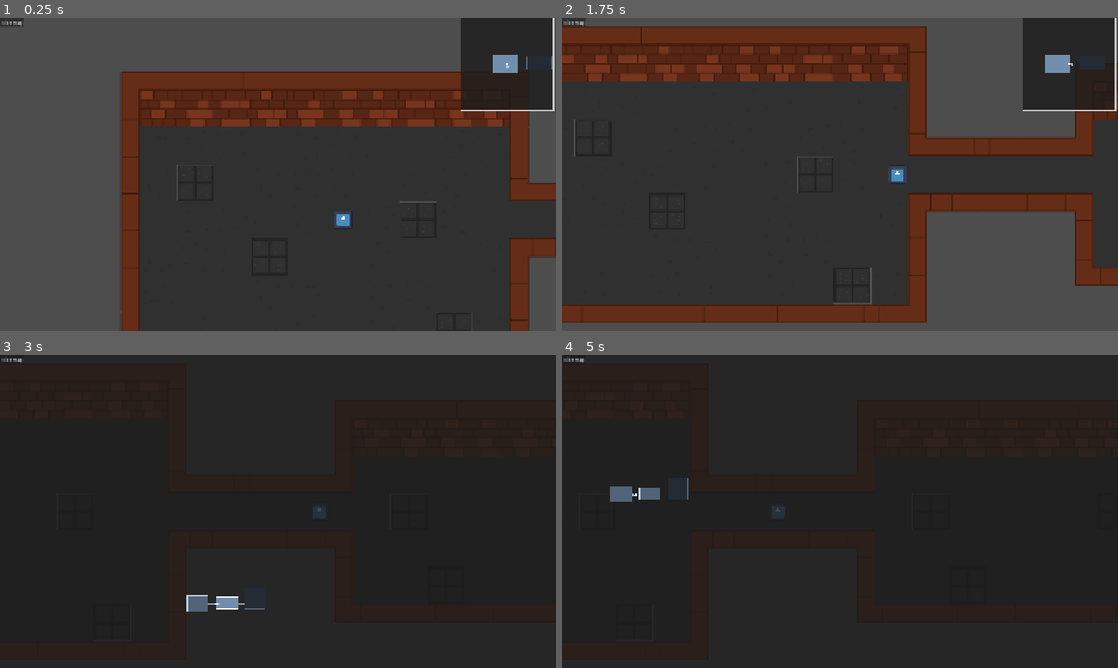
Above: before the commit, frames 1-4 (two rows, left to right).
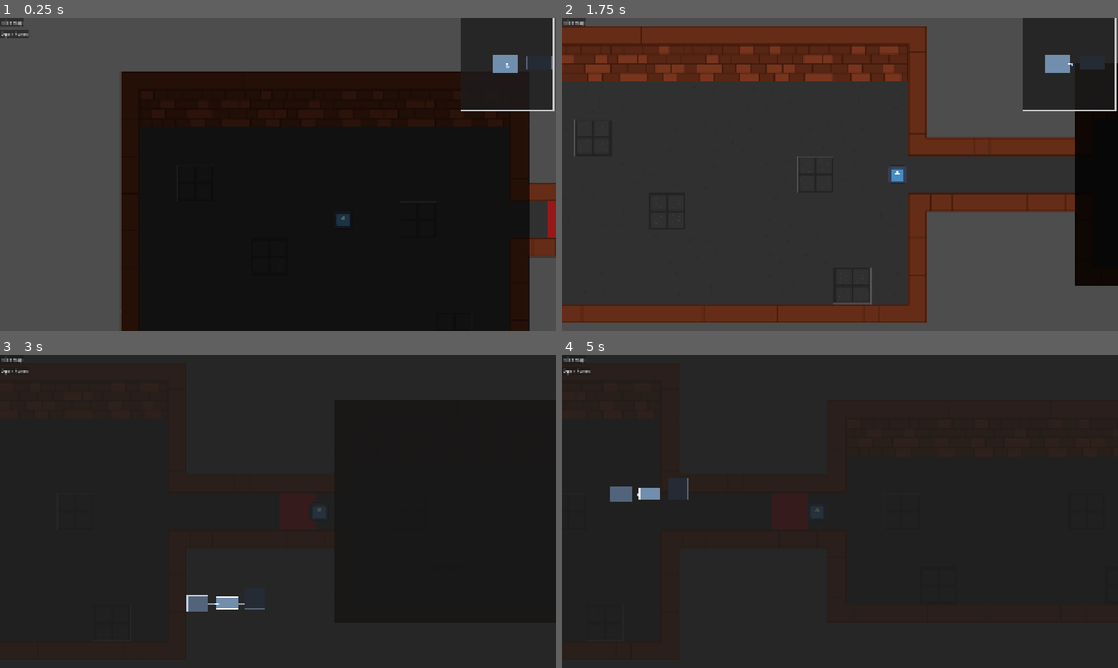
Above: after the commit, the same moments.

Repository: BananerCatter/untitled-roguelike
Game: Godot game, scene res://scenes/dungeon_test.tscn
The game is run twice, just before and just after one commit, with the same random seed, the same clock (stepped at 60 frames per second) and the same inputs. This scene is started directly instead of the project's main scene. The engine's default icon, where the game draws it, is replaced by a stand-in: a white triangle on a blue panel in a dark square.
Inputs (mouse positions are in pixels of both pictures, inside the frame that each line leads up to):
- Up to frame 1 (0.25 s): no input
- Up to frame 2 (1.75 s): click (578, 33) at 0.5 s, where only the run after the commit has a clickable "Open Room"; tap Enter at 1.25 s; move the mouse to (962, 158) at 1.27 s; hold D (right) from 1.28 s (still down); tap Alt at 1.35 s; click (962, 158) at 1.42 s
- Up to frame 3 (3 s): release D (right) at 2 s; drag from (166, 527) to (250, 574) at 2.02 s; move the mouse to (333, 442) at 2.77 s; hold D (right) from 2.78 s (still down); tap M at 2.85 s; click (333, 442) at 2.92 s
- Up to frame 4 (5 s): release D (right) at 3.5 s; drag from (812, 574) to (673, 464) at 3.52 s; move the mouse to (1006, 558) at 4.27 s; hold A (left) from 4.28 s (still down); tap Shift at 4.35 s; click (1006, 558) at 4.42 s

The runs differ from the first frame. In frame 1, 59% of the frame differs, in the area x 0-100%, y 3-100%; in frame 2, 4.4%; in frame 3, less than 0.1%; in frame 4, 0.4%.

Commit message:
encounters in rooms and exploration done

Diff:
--- /dev/null
+++ b/untitled-roguelike/scenes/door_detection.gd
@@ -0,0 +1,10 @@
+extends Area2D
+
+signal player_entered
+
+func _ready() -> void:
+	body_entered.connect(_on_body_entered)
+
+func _on_body_entered(body: Node2D) -> void:
+	if body.is_in_group("player"):
+		player_entered.emit()
--- /dev/null
+++ b/untitled-roguelike/scenes/door_detection.tscn
@@ -0,0 +1,13 @@
+[gd_scene format=3 uid="uid://drnbe5mng6ave"]
+
+[ext_resource type="Script" uid="uid://l5fp0gi113m6" path="res://scenes/door_detection.gd" id="1_84oyn"]
+
+[sub_resource type="RectangleShape2D" id="RectangleShape2D_xxf2m"]
+size = Vector2(32, 32)
+
+[node name="DoorDetection" type="Area2D" unique_id=1279845815 groups=["player"]]
+collision_layer = 0
+script = ExtResource("1_84oyn")
+
+[node name="CollisionShape2D" type="CollisionShape2D" parent="." unique_id=1639863096]
+shape = SubResource("RectangleShape2D_xxf2m")
--- a/untitled-roguelike/scenes/minimap.gd
+++ b/untitled-roguelike/scenes/minimap.gd
@@ -17,7 +17,6 @@
 
 var dragging: bool = false
 
-var last_draw_scale: float = 1.0
 var last_draw_offset: Vector2 = Vector2.ZERO
 var last_fit_scale: float = 1.0
 
@@ -26,6 +25,9 @@
 	UNDISCOVERED,
 	DISCOVERED
 }
+
+signal room_discovered(cell: Vector2i)
+
 var room_visibility: Dictionary = {}
 
 func _ready() -> void:
@@ -80,7 +82,6 @@
 	if expanded:
 		map_offset += map_pan
 
-	last_draw_scale = scale_factor
 	last_draw_offset = map_offset
 
 	for cell in room_data:
@@ -147,16 +148,6 @@
 
 			if door_a == null or door_b == null:
 				continue
-
-			var room_a_rect = Rect2(
-				room_a.global_position,
-				Vector2(room_a.room_width, room_a.room_height) * TILE_SIZE
-			)
-
-			var room_b_rect = Rect2(
-				room_b.global_position,
-				Vector2(room_b.room_width, room_b.room_height) * TILE_SIZE
-			)
 
 			var point_a_world: Vector2
 			var point_b_world: Vector2
@@ -230,7 +221,7 @@
 
 	draw_rect(Rect2(Vector2(1.0,1.0), size-Vector2(2.0,2.0)), Color("#c9c9c9"), false, 2.0)
 
-func _process(delta: float) -> void:
+func _process(_delta: float) -> void:
 	update_room_visibility()
 	queue_redraw()
 
@@ -342,7 +333,9 @@
 		)
 
 		if room_rect.has_point(player.global_position):
-			room_visibility[cell] = RoomVisibility.DISCOVERED
+			if room_visibility[cell] != RoomVisibility.DISCOVERED:
+				room_visibility[cell] = RoomVisibility.DISCOVERED
+				room_discovered.emit(cell)
 
 			for neighbor_cell in connection_data[cell]:
 				if room_visibility[neighbor_cell] == RoomVisibility.HIDDEN:
--- a/untitled-roguelike/scenes/player.tscn
+++ b/untitled-roguelike/scenes/player.tscn
@@ -17,7 +17,7 @@
 [sub_resource type="CircleShape2D" id="CircleShape2D_lpp5k"]
 radius = 7.2111025
 
-[node name="Player" type="CharacterBody2D" unique_id=1112876604 node_paths=PackedStringArray("hitbox")]
+[node name="Player" type="CharacterBody2D" unique_id=1112876604 node_paths=PackedStringArray("hitbox") groups=["player"]]
 script = ExtResource("1_g2els")
 max_hp = 300
 hitbox = NodePath("hitbox")
--- a/untitled-roguelike/scenes/rooms/room.gd
+++ b/untitled-roguelike/scenes/rooms/room.gd
@@ -1,8 +1,47 @@
 extends Node2D
 
+signal room_revealed
+signal room_entered(room: Node2D)
+
+const DOOR_DETECTION_SCENE = preload("res://scenes/door_detection.tscn")
 @export var room_width: int = 13
 @export var room_height: int = 9
-# Called when the node enters the scene tree for the first time.
+
+const TILE_SIZE: int = 32
+var darkness_overlay: Polygon2D
+var door_blockers: Array[StaticBody2D] = []
+var door_collision_shapes: Array[CollisionShape2D] = []
+var encounter_active: bool = false
+var encounter_completed: bool = false
+
+func _ready() -> void:
+	for door in get_exits():
+		var detection = DOOR_DETECTION_SCENE.instantiate()
+		add_child(detection)
+
+		detection.position = door.position - (door.position - Vector2(room_width * TILE_SIZE / 2.0, room_height * TILE_SIZE / 2.0)).normalized() * 32.0
+		detection.player_entered.connect(_on_door_player_entered)
+
+	darkness_overlay = Polygon2D.new()
+	darkness_overlay.name = "DarknessOverlay"
+	darkness_overlay.position = Vector2(16,16)
+	darkness_overlay.polygon= PackedVector2Array([
+		Vector2(0,0),
+		Vector2(room_width * TILE_SIZE, 0),
+		Vector2(room_width * TILE_SIZE, room_height * TILE_SIZE),
+		Vector2(0, room_height * TILE_SIZE)
+	])
+	darkness_overlay.color = Color(0,0,0,0.85)
+	darkness_overlay.z_index = 10
+	add_child(darkness_overlay)
+
+func _on_door_player_entered() -> void:
+	if encounter_completed:
+		return
+	room_revealed.emit()
+	room_entered.emit(self)
+	print("Room revealed: ", name)
+
 func get_exits() -> Array[Marker2D]:
 	var doors: Array[Marker2D] = []
 
@@ -18,3 +57,55 @@
 		if door.name == direction:
 			return door
 	return null
+
+func reveal() -> void:
+	if darkness_overlay == null:
+		return
+
+	var tween = create_tween()
+	tween.tween_property(darkness_overlay, "color:a", 0.0, 1.0)
+	tween.tween_callback(darkness_overlay.queue_free)
+
+func close_doors() -> void:
+	for door in get_exits():
+		var blocker = StaticBody2D.new()
+		var collision = CollisionShape2D.new()
+		var shape = RectangleShape2D.new()
+		var visual = ColorRect.new()
+		visual.color = Color(1, 0, 0, 0.5)
+		visual.size = Vector2(32, 32)
+		visual.position = Vector2(-16, -16)
+		visual.mouse_filter = Control.MOUSE_FILTER_IGNORE
+		blocker.add_child(visual)
+
+		shape.size = Vector2(32, 32)
+		collision.shape = shape
+
+		blocker.add_child(collision)
+		door_collision_shapes.append(collision)
+		blocker.position = door.position
+
+		add_child(blocker)
+		door_blockers.append(blocker)
+
+func start_encounter() -> void:
+	if encounter_active or encounter_completed:
+		return
+	encounter_active = true
+	call_deferred("close_doors")
+
+func open_doors() -> void:
+	if not encounter_active:
+		return
+
+	for collision in door_collision_shapes:
+		collision.set_deferred("disabled", true)
+
+	for blocker in door_blockers:
+		blocker.queue_free()
+
+	door_collision_shapes.clear()
+	door_blockers.clear()
+
+	encounter_active = false
+	encounter_completed = true
--- a/untitled-roguelike/scripts/room_gen.gd
+++ b/untitled-roguelike/scripts/room_gen.gd
@@ -63,6 +63,9 @@
 
 var minimap: Control
 
+var encounter_button: Button
+var active_encounter_room: Node2D
+
 func _ready() -> void:
 	room_connections.clear()
 	grid_create()
@@ -89,7 +92,7 @@
 	for i in range (generated_path.size()-1):
 		connect_rooms(generated_path[i], generated_path[i+1])
 
-	var branch_cells: Array[Vector2i]= generate_branches(generated_path)
+	generate_branches(generated_path)
 	grid_print()
 	generate_rooms()
 	debug_room_collision_data(spawned_rooms[start_cell])
@@ -107,6 +110,7 @@
 		generate_hallway_floors()
 		spawn_player()
 		create_minimap()
+		_on_room_entered(spawned_rooms[start_cell])
 
 func grid_create() -> void:
 	grid.clear()
@@ -404,7 +408,6 @@
 
 var room_connections: Dictionary = {}
 var spawned_rooms: Dictionary = {}
-var spawned_hallways: Array= []
 var positioned_rooms: Dictionary = {}
 var room_parents: Dictionary = {}
 var room_collision_cache: Dictionary = {}
@@ -633,12 +636,6 @@
 
 						break
 
-func get_room_rect(room) -> Rect2 :
-	var position = room.global_position
-	var size = Vector2(room.room_width, room.room_height) * TILE_SIZE
-	return Rect2(position, size)
-
-
 func debug_room_collision_data(room) -> Array[PackedVector2Array]:
 	if not room_collision_cache.has(room):
 		var tilemap = room.get_node("tilemap")
@@ -1038,13 +1035,6 @@
 		corner
 	)
 
-func place_normal_corner(cell: Vector2i, corner: Vector2i) -> void:
-	generated_hallways.set_cell(
-		cell,
-		HALLWAY_SOURCE_ID,
-		corner
-	)
-
 func find_hallway_path(
 	start_cell: Vector2i,
 	end_cell: Vector2i,
@@ -1305,22 +1295,6 @@
 
 	return false
 
-
-func move_room_subtree(parent_cell: Vector2i, direction: Vector2i) -> bool:
-	var moving_cells: Array[Vector2i] = [parent_cell]
-	moving_cells.append_array(get_room_descendants(parent_cell))
-
-	for cell in moving_cells:
-		spawned_rooms[cell].global_position += Vector2(direction) * TILE_SIZE
-
-	if room_group_collides(moving_cells):
-		for cell in moving_cells:
-			spawned_rooms[cell].global_position -= Vector2(direction) * TILE_SIZE
-
-		return false
-
-	return true
-
 func try_fix_connection(cell: Vector2i, neighbor_cell: Vector2i) -> bool:
 	var room_a = spawned_rooms[cell]
 	var room_b = spawned_rooms[neighbor_cell]
@@ -1518,6 +1492,12 @@
 	var minimap_button = Button.new()
 	minimap_button.text = "Hide Map"
 	canvas_layer.add_child(minimap_button)
+
+	encounter_button = Button.new()
+	encounter_button.text = "Open Room"
+	encounter_button.visible = false
+	encounter_button.position = minimap_button.position + Vector2(0, minimap_button.size.y + 8)
+	canvas_layer.add_child(encounter_button)
 
 	minimap_button.pressed.connect(func():
 		minimap.visible = not minimap.visible
@@ -1530,6 +1510,10 @@
 	minimap.size = Vector2(320,320)
 	minimap.position.x-=8
 	minimap.set_dungeon_data(spawned_rooms,room_connections, player)
+	minimap.room_discovered.connect(_on_room_discovered)
+	for room in spawned_rooms.values():
+		room.room_entered.connect(_on_room_entered)
+	encounter_button.pressed.connect(_on_encounter_button_pressed)
 	print("Minimap position: ",minimap.position)
 	print("Minimap size: ", minimap.size)
 	print("canvas Layer: ", canvas_layer)
@@ -1545,3 +1529,24 @@
 	player.global_position = tilemap.to_global(
 		tilemap.map_to_local(Vector2i(room_center))
 	)
+
+func _on_room_discovered(cell: Vector2i) -> void:
+	var room=spawned_rooms.get(cell)
+	if room:
+		room.reveal()
+
+func _on_room_entered(room: Node2D) -> void:
+	if room.encounter_active:
+		return
+
+	active_encounter_room = room
+	room.start_encounter()
+	encounter_button.visible = true
+
+func _on_encounter_button_pressed() -> void:
+	if active_encounter_room == null:
+		return
+
+	active_encounter_room.open_doors()
+	active_encounter_room = null
+	encounter_button.hide()
Not shown, added: untitled-roguelike/scenes/door_detection.gd.uid
